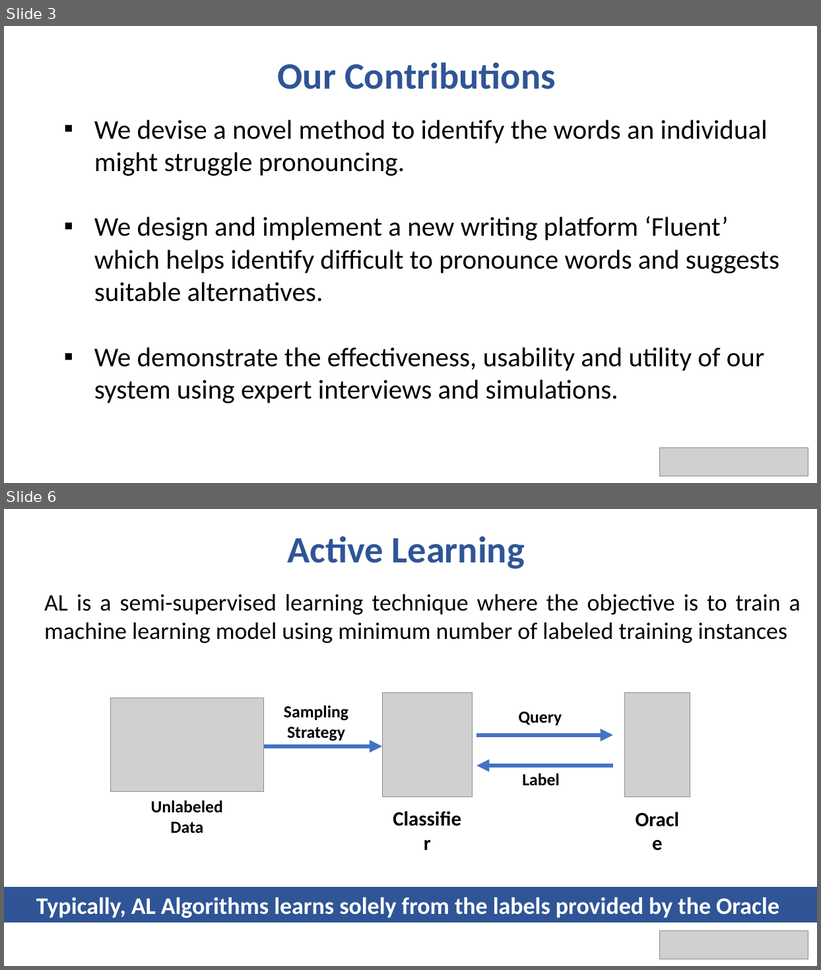
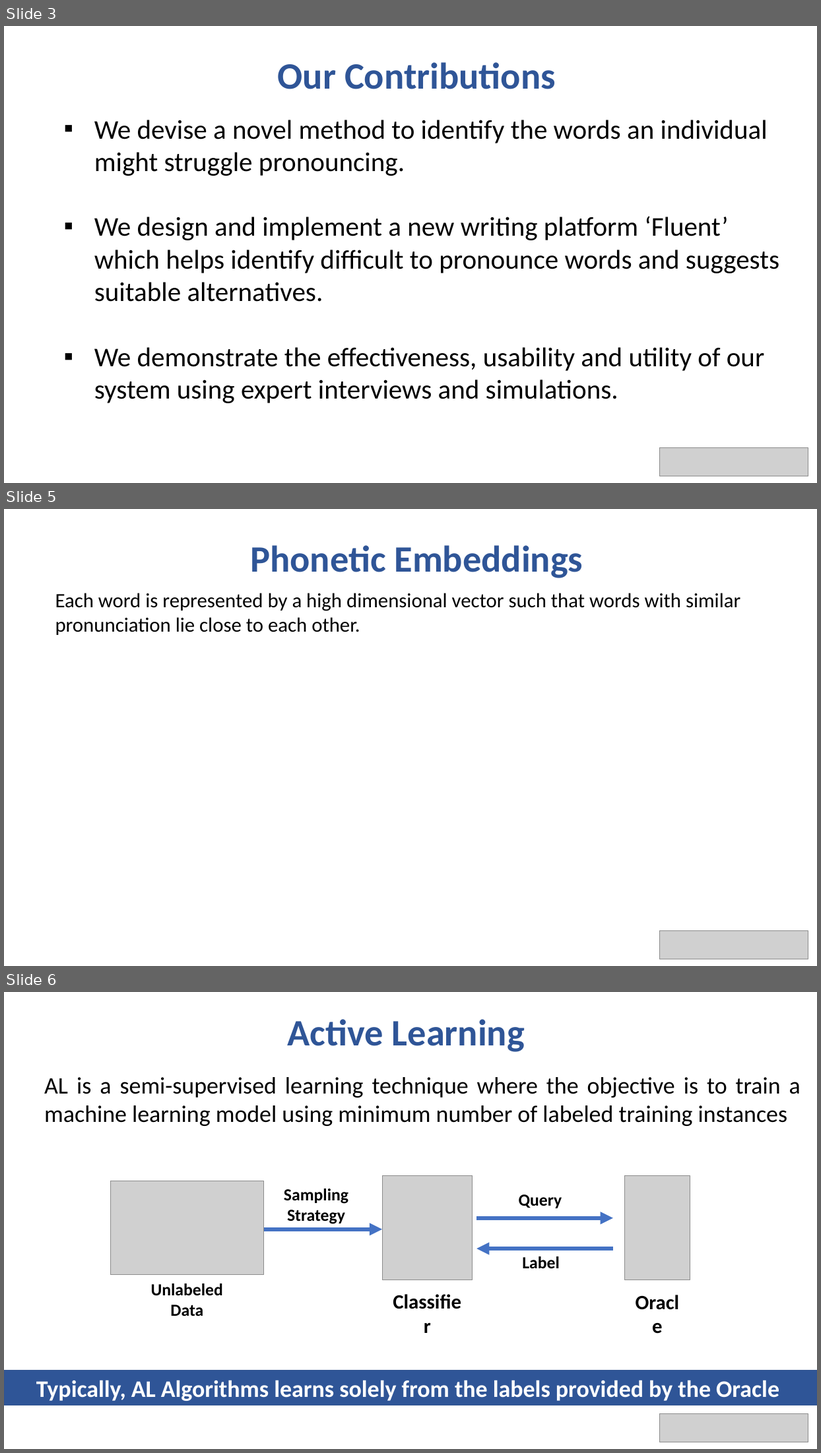
Before and after one commit to bhavyaghai/Fluent, a slide deck: presentation.pptx. Shown one above the other, each under a label of ours: slides 3 and 6 before the commit, slides 3, 5 and 6 after it; the slides between them are not shown. The pictures are 821x970 and 821x1453 pixels, drawn with LibreOffice and Linux fonts; fonts in the diff are those of the drawing; grey boxes stand for pictures. Boxes give left, top, right and bottom in pixels: in the first picture for what was removed or moved away, otherwise in the second. Text is boxed around its words. In the diff, an @@ line names an element or a change of style, - is before the commit and + after.

```diff
--- a/presentation.pptx
+++ b/presentation.pptx
@@ slide 5 added at (4,509,817,966), background #FFFFFF @@
@@ text added at (250,545,583,578), 44 pt, text #2F5597, bold @@
+Phonetic Embeddings
@@ text added at (55,593,741,635), 24 pt, text #000000 @@
+Each word is represented by a high dimensional vector such that words with similar pronunciation lie close to each other.
@@ picture added at (660,931,809,960) @@
```
Also in this commit, not shown: 1 slide changed, 3 other slides added, 2 slides removed, 11 other files.
